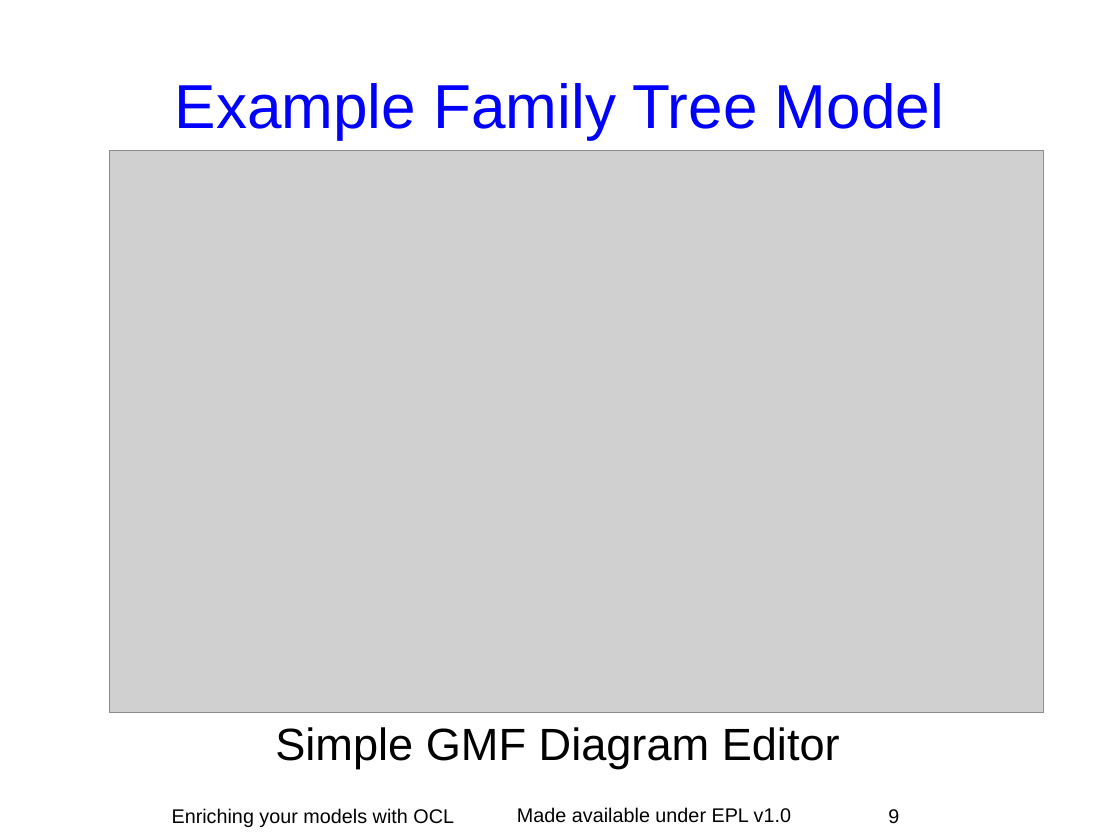
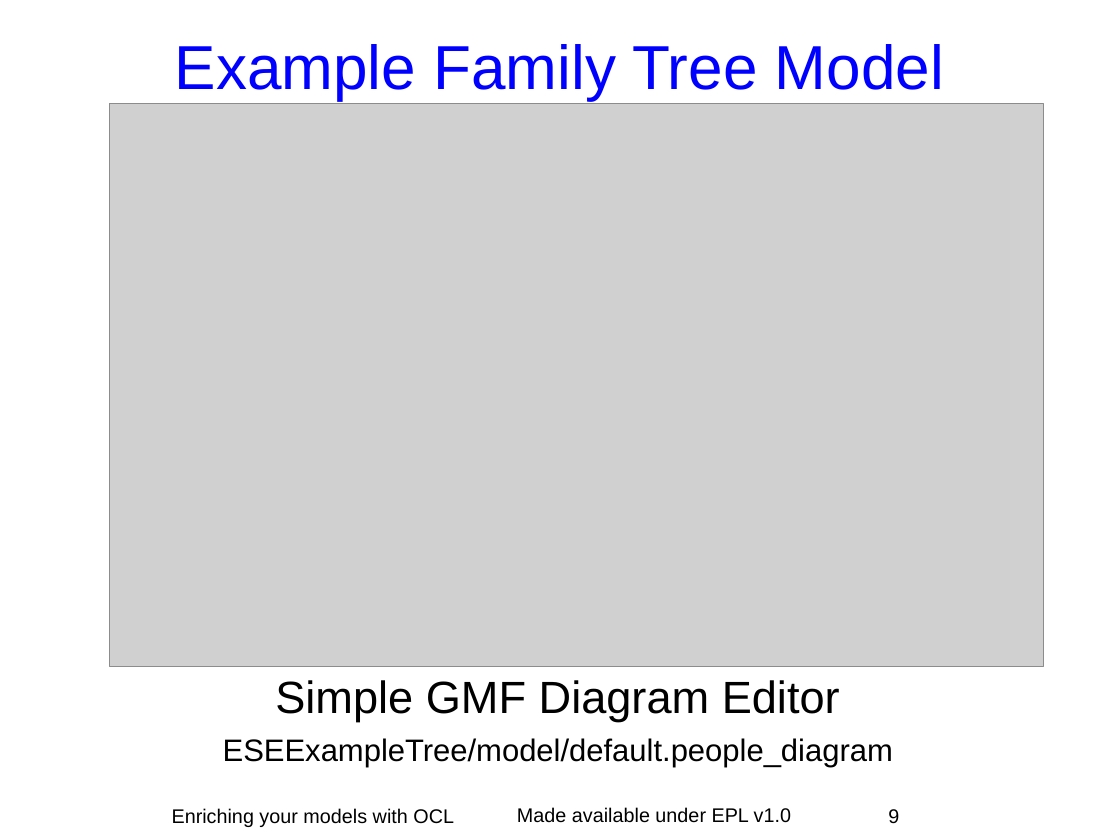
Before and after one commit to eclipse-ocl/ocl-website, a slide deck: slide 9 of ocl/docs/publications/ESE2010LongTalk/EnrichingWithOCL.odp. Drawn at 1120x840 pixels with LibreOffice and Linux fonts; fonts in the diff are those of the drawing; grey boxes stand for pictures; background and template pictures are left out. Boxes give left, top, right and bottom in pixels: in the first picture for what was removed or moved away, otherwise in the second. Text is boxed around its words. In the diff, an @@ line names an element or a change of style, - is before the commit and + after.

```diff
--- a/ocl/docs/publications/ESE2010LongTalk/EnrichingWithOCL.odp
+++ b/ocl/docs/publications/ESE2010LongTalk/EnrichingWithOCL.odp
@@ title "Example Family Tree Model": place and size @@
-title "Example Family Tree Model" at <box>175,83,944,139</box>
+title "Example Family Tree Model" at <box>175,44,944,100</box>
@@ picture: place and size @@
-picture at <box>109,150,1044,712</box>
+picture at <box>109,104,1044,666</box>
@@ text "Simple GMF Diagram Editor": place and size @@
-text "Simple GMF Diagram Editor" at <box>275,727,840,768</box>
+text "Simple GMF Diagram Editor" at <box>223,680,893,767</box>
@@ text at <box>223,738,893,767</box>: paragraph added @@
+ESEExampleTree/model/default.people_diagram
```
Also in this commit, not shown: 3 other slides changed, 1 other file.
